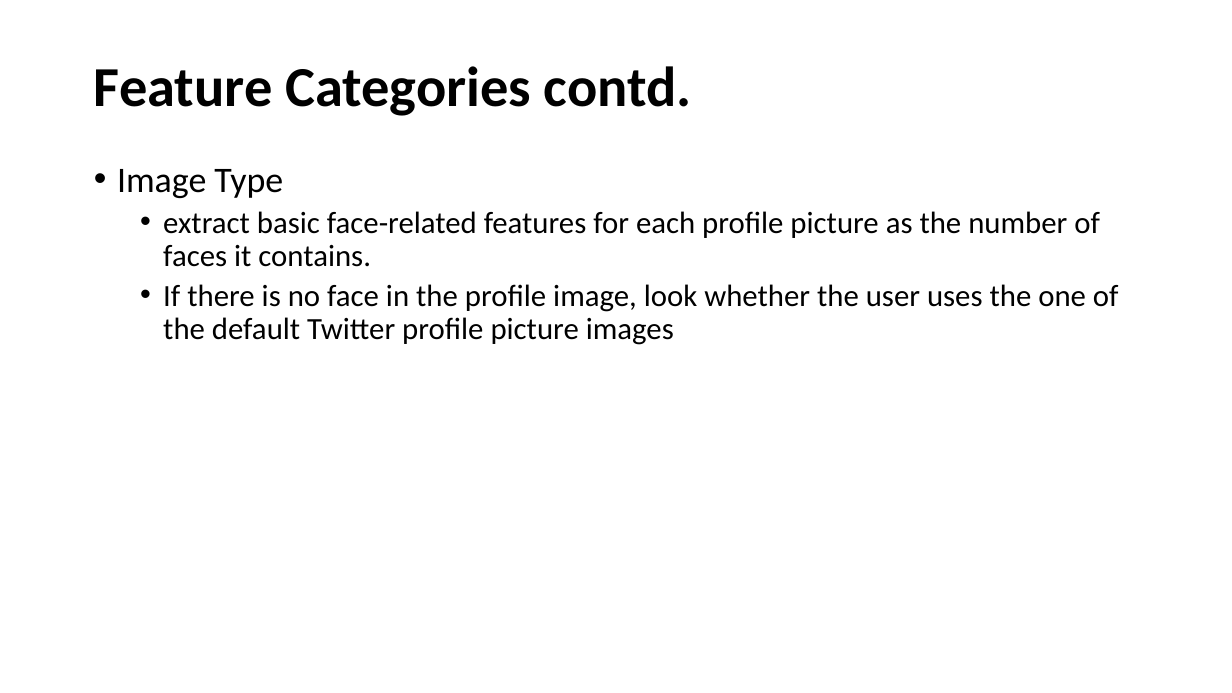
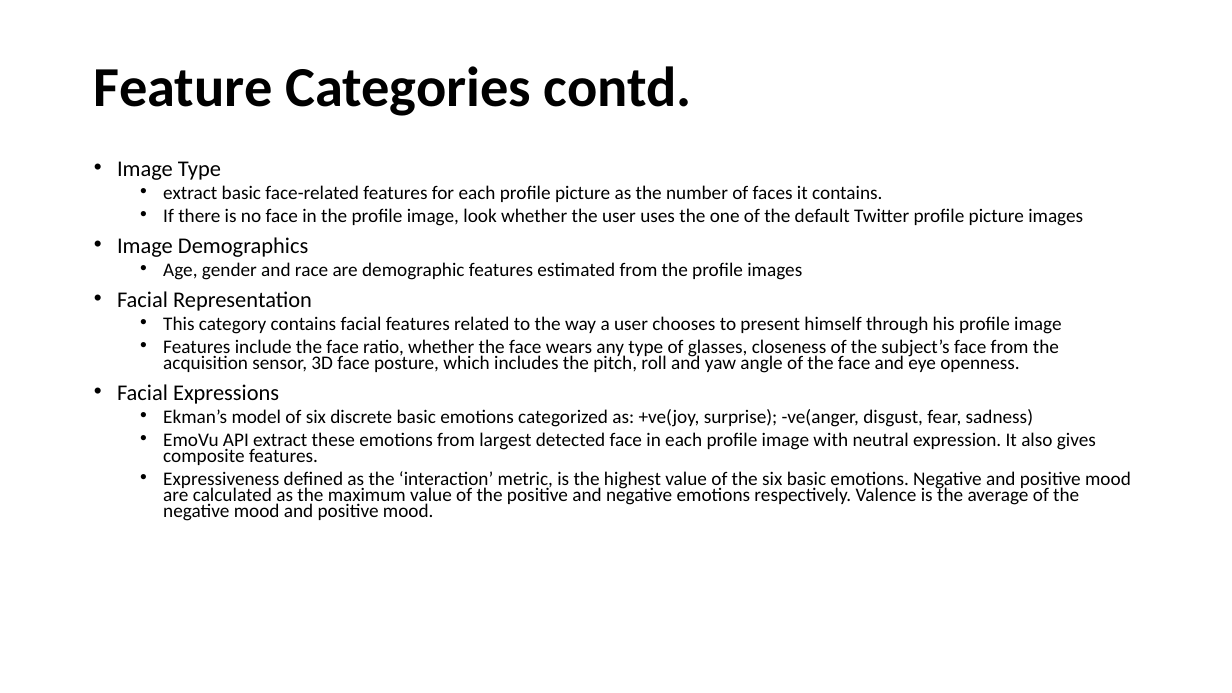
Before and after one commit to Sandhya-Bairi/USU-Assignments-and-Projects, a slide deck: slide 16 of CS 6675 - Advance Data Science/Practicum/Presentation.pptx. Drawn at 1232x693 pixels with LibreOffice and Linux fonts; fonts in the diff are those of the drawing. Boxes give left, top, right and bottom in pixels: in the first picture for what was removed or moved away, otherwise in the second. Text is boxed around its words. In the diff, an @@ line names an element or a change of style, - is before the commit and + after.

```diff
--- a/CS 6675 - Advance Data Science/Practicum/Presentation.pptx
+++ b/CS 6675 - Advance Data Science/Practicum/Presentation.pptx
@@ text at <box>117,161,1083,226</box>: size 28 to 17.5 pt in "Image Type"; size 24 to 15 pt in "extract basic face-related features for each profile ...", "If there is no face in the ..."; line spacing 0.9 to 0.7 @@
@@ text at <box>117,237,1131,521</box>: paragraphs added @@
+• Image Demographics
+  • Age, gender and race are demographic features estimated from the profile images
+• Facial Representation
+  • This category contains facial features related to the way a user chooses to present himself through his profile image
+  • Features include the face ratio, whether the face wears any type of glasses, closeness of the subject’s face from the acquisition sensor, 3D face posture, which includes the pitch, roll and yaw angle of the face and eye openness.
+• Facial Expressions
+  • Ekman’s model of six discrete basic emotions categorized as: +ve(joy, surprise); -ve(anger, disgust, fear, sadness)
+  • EmoVu API extract these emotions from largest detected face in each profile image with neutral expression. It also gives composite features.
+  • Expressiveness defined as the ‘interaction’ metric, is the highest value of the six basic emotions. Negative and positive mood are calculated as the maximum value of the positive and negative emotions respectively. Valence is the average of the negative mood and positive mood.
```
Also in this commit, not shown: 1 other slide changed, 8 slides added, 32 other files.
